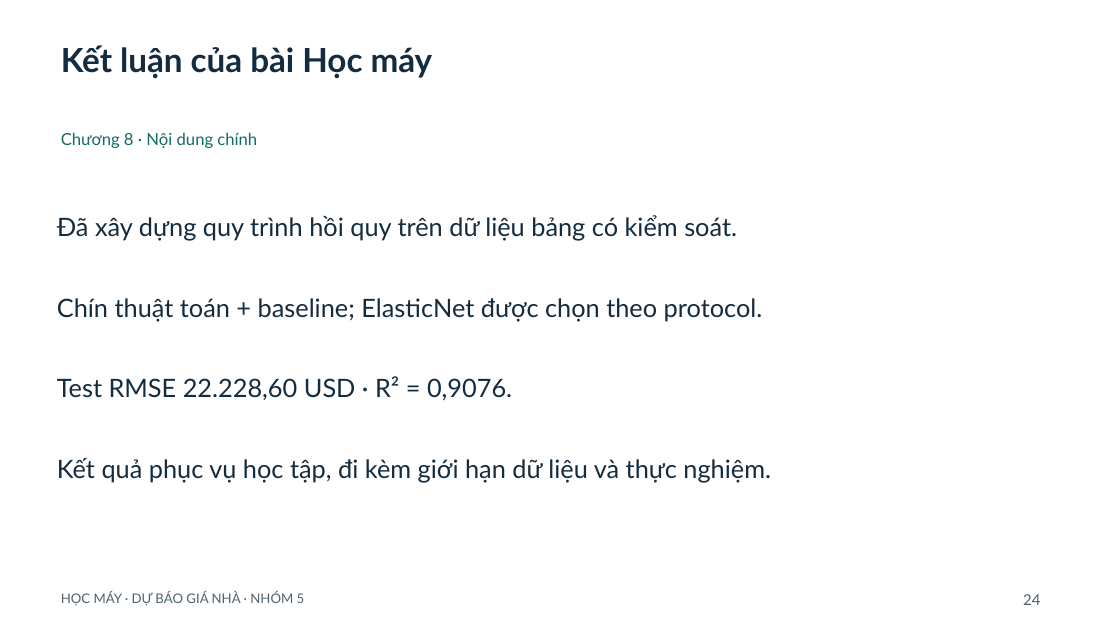
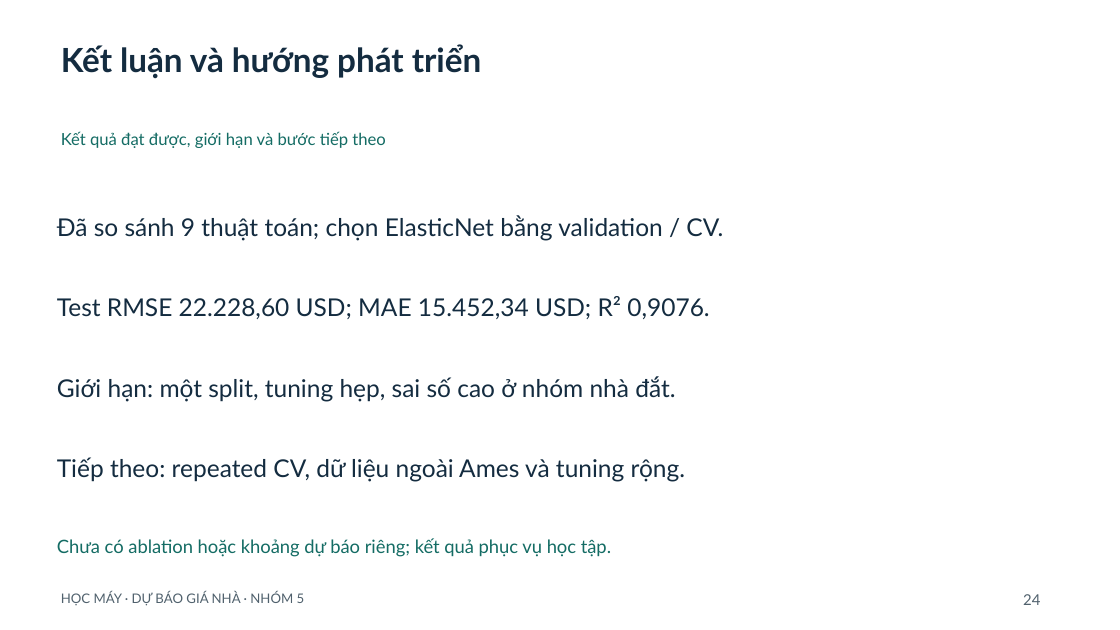
Before and after one commit to ngtd-2609/ames-house-price-prediction, a slide deck: slide 24 of slides/Slide_Hoc_may.pptx. Drawn at 1120x630 pixels with LibreOffice and Linux fonts; fonts in the diff are those of the drawing. Boxes give left, top, right and bottom in pixels: in the first picture for what was removed or moved away, otherwise in the second. Text is boxed around its words. In the diff, an @@ line names an element or a change of style, - is before the commit and + after.

```diff
--- a/slides/Slide_Hoc_may.pptx
+++ b/slides/Slide_Hoc_may.pptx
@@ text at box(61, 44, 482, 79): text changed @@
-Kết luận của bài Học máy
+Kết luận và hướng phát triển
@@ text at box(61, 131, 385, 148): text changed @@
-Chương 8 · Nội dung chính
+Kết quả đạt được, giới hạn và bước tiếp theo
@@ text at box(57, 215, 723, 241): text changed; size 21.8 to 21 pt @@
-Đã xây dựng quy trình hồi quy trên dữ liệu bảng có kiểm soát.
+Đã so sánh 9 thuật toán; chọn ElasticNet bằng validation / CV.
@@ text at box(57, 296, 709, 319): text changed; size 21.8 to 21 pt @@
-Chín thuật toán + baseline; ElasticNet được chọn theo protocol.
+Test RMSE 22.228,60 USD; MAE 15.452,34 USD; R² 0,9076.
@@ text at box(57, 376, 675, 402): text changed; size 21.8 to 21 pt @@
-Test RMSE 22.228,60 USD · R² = 0,9076.
+Giới hạn: một split, tuning hẹp, sai số cao ở nhóm nhà đắt.
@@ text at box(57, 457, 686, 482): text changed; size 21.8 to 21 pt @@
-Kết quả phục vụ học tập, đi kèm giới hạn dữ liệu và thực nghiệm.
+Tiếp theo: repeated CV, dữ liệu ngoài Ames và tuning rộng.
@@ text added at box(57, 538, 611, 557), 15.8 pt, text #146C64 @@
+Chưa có ablation hoặc khoảng dự báo riêng; kết quả phục vụ học tập.
```
Also in this commit, not shown: 19 other slides changed, 4 slides added, 4 slides removed, 1 other file.
